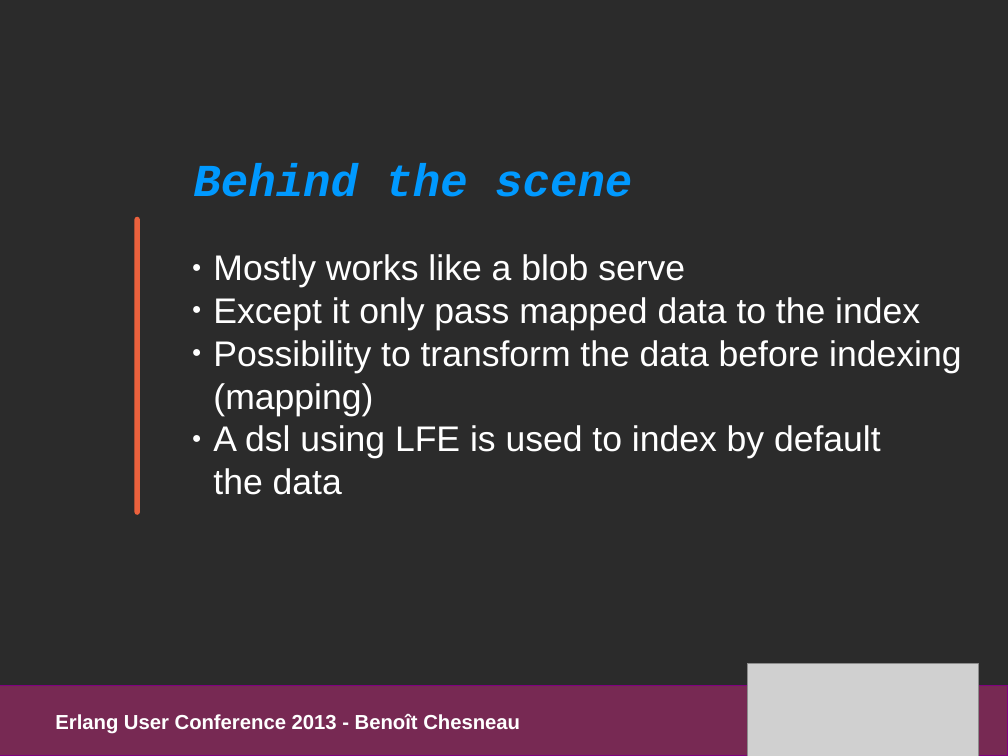
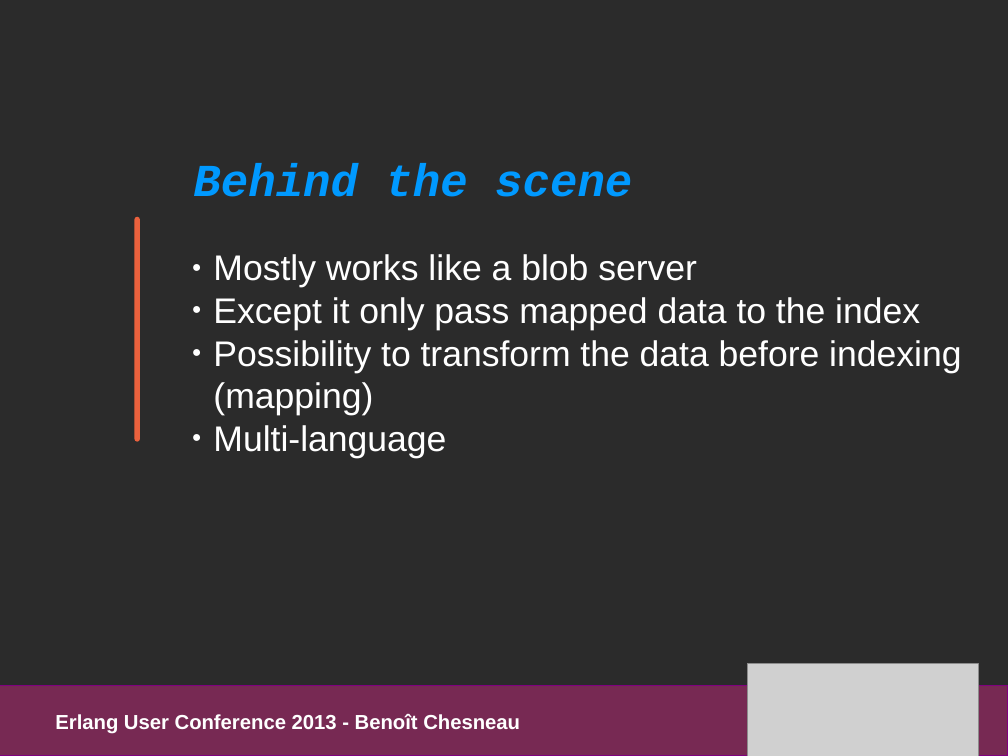
Before and after one commit to refuge/media, a slide deck: slide 27 of slides/pres_refuge_euc2013.odp. Drawn at 1008x756 pixels with LibreOffice and Linux fonts; fonts in the diff are those of the drawing; grey boxes stand for pictures; background and template pictures are left out; a plain dark background stands for a picture behind light text. Boxes give left, top, right and bottom in pixels: in the first picture for what was removed or moved away, otherwise in the second. Text is boxed around its words. In the diff, an @@ line names an element or a change of style, - is before the commit and + after.

```diff
--- a/slides/pres_refuge_euc2013.odp
+++ b/slides/pres_refuge_euc2013.odp
@@ line moved from (137, 220) - (137, 512) to (137, 220) - (137, 439) @@
@@ text at [213,254,697,288]: text changed @@
-● Mostly works like a blob serve
+● Mostly works like a blob server
@@ text at [213,425,446,458]: text changed @@
-● A dsl using LFE is used to index by default
-  the data
+● Multi-language
```
Also in this commit, not shown: 4 other slides changed, 1 other file.
